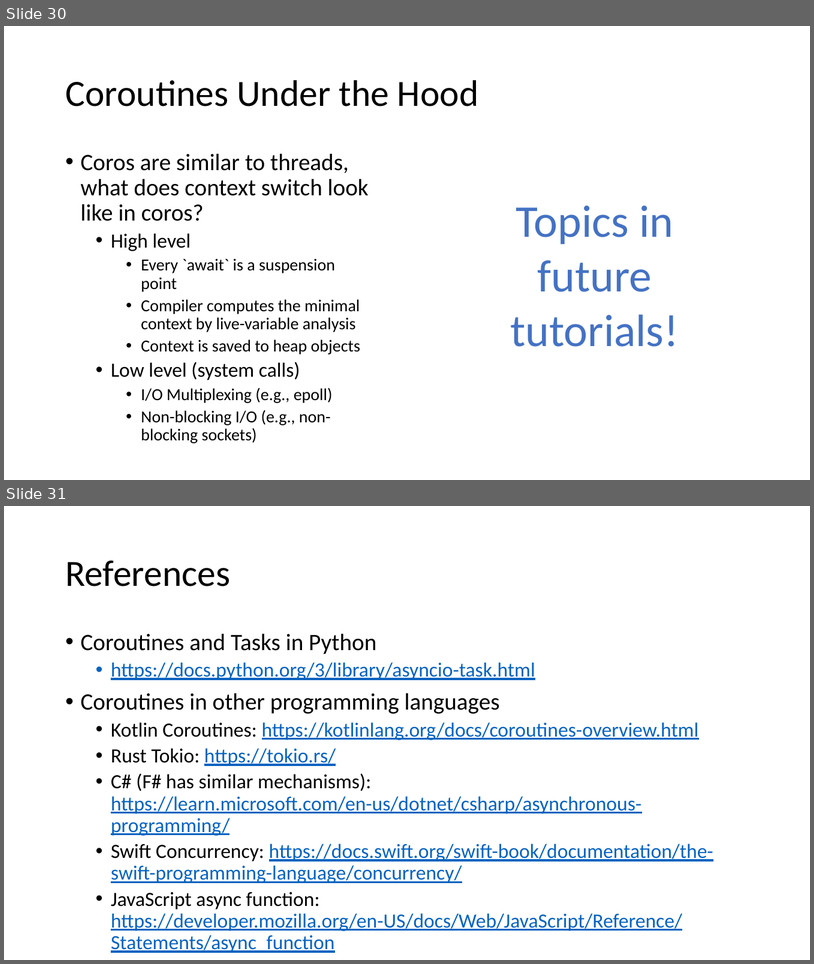
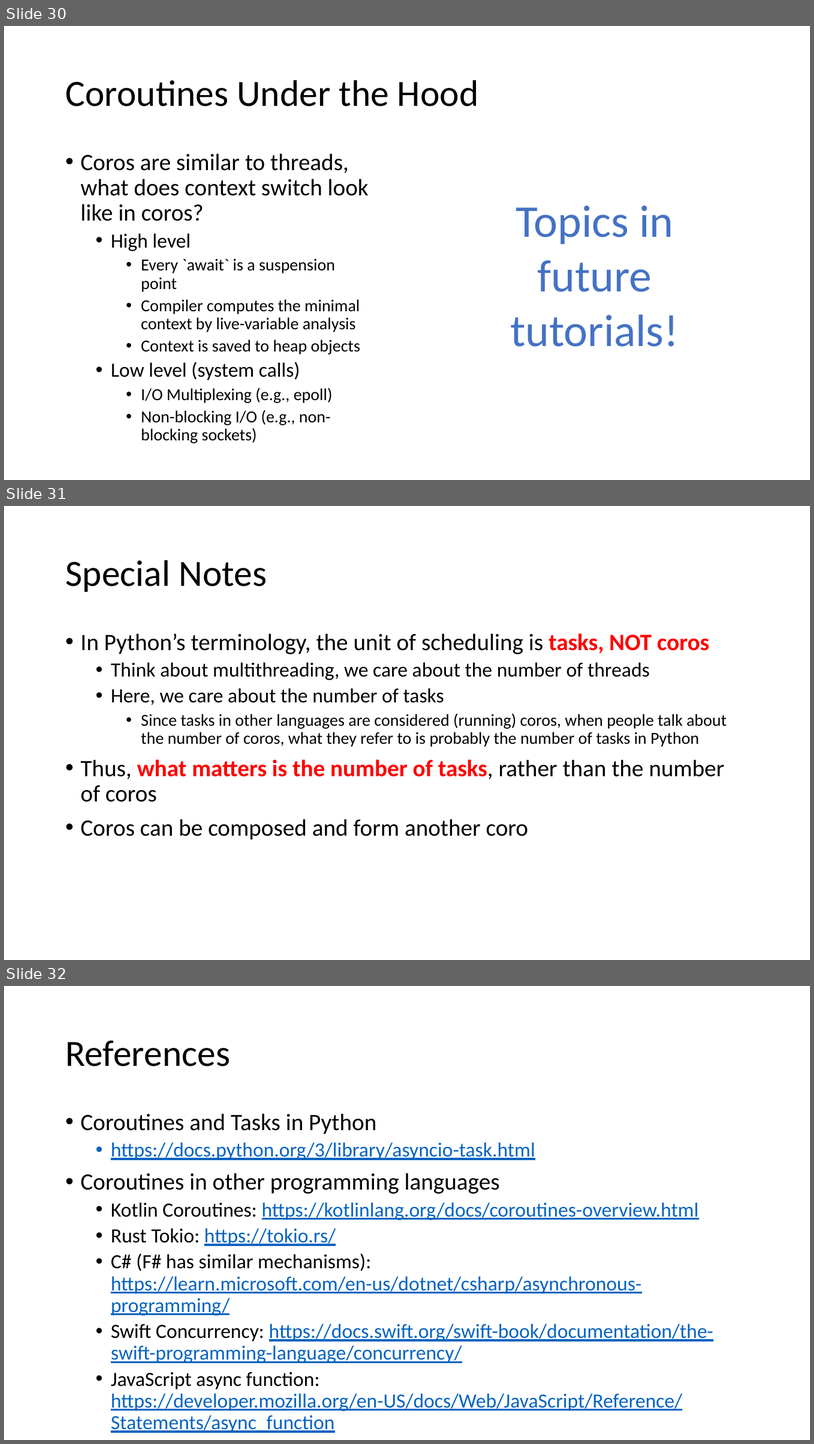
Before and after one commit to ZhenbangYou/Asynchronous-Programming-Tutorials, a slide deck: IO, Asynchrony, and Coroutines.pptx. Shown one above the other, each under a label of ours: slides 30 and 31 before the commit, slides 30, 31 and 32 after it. The pictures are 814x964 and 814x1444 pixels, drawn with LibreOffice and Linux fonts; fonts in the diff are those of the drawing. Boxes give left, top, right and bottom in pixels: in the first picture for what was removed or moved away, otherwise in the second. Text is boxed around its words. In the diff, an @@ line names an element or a change of style, - is before the commit and + after.

```diff
--- a/IO, Asynchrony, and Coroutines.pptx
+++ b/IO, Asynchrony, and Coroutines.pptx
@@ slide 31 added at (x1=4, y1=506, x2=810, y2=960), background #FFFFFF @@
@@ title added at (x1=65, y1=560, x2=267, y2=592), 44 pt, text #000000 @@
+Special Notes
@@ text added at (x1=81, y1=633, x2=727, y2=840), 28 pt, text #000000 @@
+• In Python’s terminology, the unit of scheduling is tasks, NOT coros
+  • Think about multithreading, we care about the number of threads
+  • Here, we care about the number of tasks
+    • Since tasks in other languages are considered (running) coros, when people talk about the number of coros, what they refer to is probably the number of tasks in Python
+• Thus, what matters is the number of tasks, rather than the number of coros
+• Coros can be composed and form another coro
@@ what was slide 31 is now slide 32 @@
```
Also in this commit, not shown: 1 slide changed.
